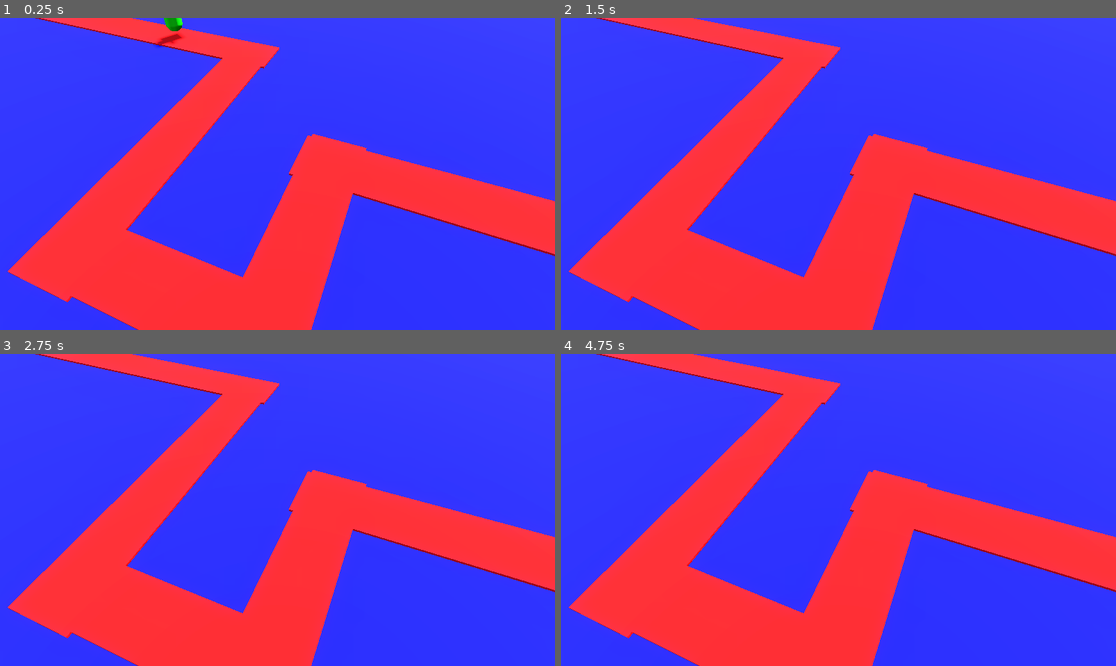
Above: before the commit, frames 1-4 (two rows, left to right).
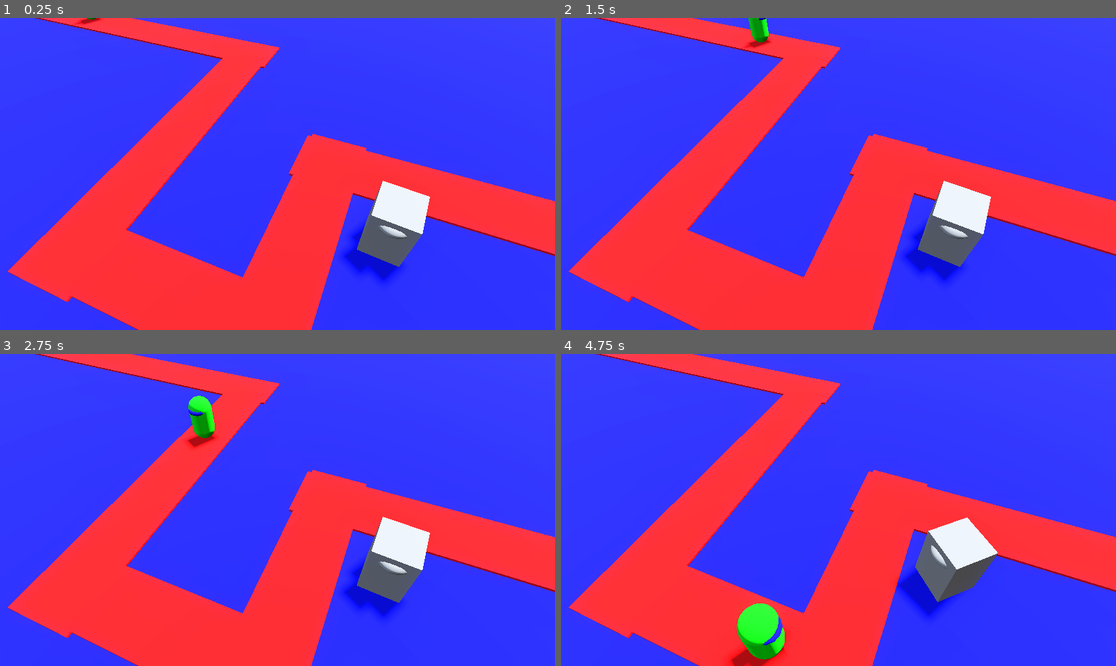
Above: after the commit, the same moments.

Repository: mathiasscherer2007/tower-defense
Game: Godot game, scene res://Scenes/Levels/baselevel.tscn
Two runs of this game, one before a commit and one after it. Both use one fixed random seed, a clock stepped at 60 frames per second and the inputs below. The project has no main scene, so this scene is started directly.
Inputs:
- Up to frame 1 (0.25 s): no input
- Up to frame 2 (1.5 s): no input
- Up to frame 3 (2.75 s): no input
- Up to frame 4 (4.75 s): no input

The runs differ from the first frame. In frame 1, 3.2% of the frame differs, in the area x 13-78%, y 0-85%; in frame 2, 3.2%; in frame 3, 3.5%; in frame 4, 4.6%, in the area x 30-79%, y 52-100%.

Commit message:
Added tower that looks at enemies within range

Diff:
--- a/Scenes/Enemies/baseenemy.tscn
+++ b/Scenes/Enemies/baseenemy.tscn
@@ -29,8 +29,9 @@
 
 [node name="baseenemy" type="Area3D" unique_id=1835514579]
 transform = Transform3D(0.3, 0, 0, 0, 0.3, 0, 0, 0, 0.3, 0, 0, 0)
+collision_mask = 2
 script = ExtResource("1_xxilf")
-speed = 5
+speed = 1
 
 [node name="MeshInstance3D" type="MeshInstance3D" parent="." unique_id=1220396290]
 transform = Transform3D(1, 0, 0, 0, 1, 0, 0, 0, 1, 0, 0.50046444, 0)
--- a/Scenes/Levels/baselevel.tscn
+++ b/Scenes/Levels/baselevel.tscn
@@ -1,6 +1,7 @@
 [gd_scene format=3 uid="uid://d3qqww7n8hthe"]
 
 [ext_resource type="Script" uid="uid://c3t6sqxgx14iy" path="res://Scripts/baselevel.gd" id="1_tp3lv"]
+[ext_resource type="PackedScene" uid="uid://cv8hv67hcixps" path="res://Scenes/Towers/towerbasic.tscn" id="2_krf4b"]
 
 [sub_resource type="ProceduralSkyMaterial" id="ProceduralSkyMaterial_yhqrn"]
 sky_horizon_color = Color(0.66224277, 0.6717428, 0.6867428, 1)
@@ -58,7 +59,6 @@
 
 [node name="CSGBox3D" type="CSGBox3D" parent="Geometry" unique_id=1977099350]
 transform = Transform3D(1, 0, 0, 0, 1, 0, 0, 0, 1, 1.5, -0.5733043, 1)
-use_collision = true
 size = Vector3(20, 1, 20)
 material = SubResource("StandardMaterial3D_yhqrn")
 
@@ -88,5 +88,11 @@
 material = SubResource("StandardMaterial3D_b02go")
 
 [node name="Path3D" type="Path3D" parent="." unique_id=469573833]
+transform = Transform3D(1, 0, 0, 0, 1, 0, 0, 0, 1, 0, -0.054871738, 0)
 curve = SubResource("Curve3D_yhqrn")
 debug_custom_color = Color(1, 0, 0, 1)
+
+[node name="Towers" type="Node3D" parent="." unique_id=1691248232]
+
+[node name="towerbasic" parent="Towers" unique_id=430822432 instance=ExtResource("2_krf4b")]
+transform = Transform3D(-0.9977221, 0, 0.067458056, 0, 1, 0, -0.067458056, 0, -0.9977221, 2.3742867, -0.068572596, 1.4028766)
--- /dev/null
+++ b/Scenes/Towers/basetower.tscn
@@ -0,0 +1,19 @@
+[gd_scene format=3 uid="uid://behk5tld3h0it"]
+
+[ext_resource type="Script" uid="uid://dnywbo8nf0i0y" path="res://Scripts/basetower.gd" id="1_3odkb"]
+
+[node name="basetower" type="Node3D" unique_id=430822432]
+script = ExtResource("1_3odkb")
+
+[node name="geometry" type="Node3D" parent="." unique_id=1490519861]
+
+[node name="MeshInstance3D" type="MeshInstance3D" parent="geometry" unique_id=649859000]
+transform = Transform3D(1, 0, 0, 0, 1, 0, 0, 0, 1, 0, 0.25, 0)
+
+[node name="Area3D" type="Area3D" parent="." unique_id=1029102996]
+collision_layer = 0
+
+[node name="CollisionShape3D" type="CollisionShape3D" parent="Area3D" unique_id=1699227032]
+
+[connection signal="area_entered" from="Area3D" to="." method="_on_area_3d_area_entered"]
+[connection signal="area_exited" from="Area3D" to="." method="_on_area_3d_area_exited"]
--- /dev/null
+++ b/Scenes/Towers/towerbasic.tscn
@@ -0,0 +1,28 @@
+[gd_scene format=3 uid="uid://cv8hv67hcixps"]
+
+[ext_resource type="PackedScene" uid="uid://behk5tld3h0it" path="res://Scenes/Towers/basetower.tscn" id="1_8fksc"]
+[ext_resource type="Script" uid="uid://cm1cu74tydj3p" path="res://Scripts/Towers/towerbasic.gd" id="2_2pq36"]
+
+[sub_resource type="TorusMesh" id="TorusMesh_2pq36"]
+inner_radius = 0.05
+outer_radius = 0.15
+
+[sub_resource type="BoxMesh" id="BoxMesh_8fksc"]
+size = Vector3(0.2, 0.3, 0.2)
+
+[sub_resource type="SphereShape3D" id="SphereShape3D_2pq36"]
+radius = 1.0
+
+[node name="towerbasic" unique_id=430822432 instance=ExtResource("1_8fksc")]
+script = ExtResource("2_2pq36")
+
+[node name="MeshInstance3D2" type="MeshInstance3D" parent="geometry" parent_id_path=PackedInt32Array(1490519861) index="0" unique_id=1762982706]
+transform = Transform3D(0.6171851, 0, 0, 0, 0.49153352, 0, 0, 0, 0.69767153, 0, 0.24398509, -0.019297654)
+mesh = SubResource("TorusMesh_2pq36")
+
+[node name="MeshInstance3D" parent="geometry" parent_id_path=PackedInt32Array(1490519861) index="1" unique_id=649859000]
+transform = Transform3D(1, 0, 0, 0, 1, 0, 0, 0, 1, 0, 0.15, 0)
+mesh = SubResource("BoxMesh_8fksc")
+
+[node name="CollisionShape3D" parent="Area3D" parent_id_path=PackedInt32Array(1029102996) index="0" unique_id=1699227032]
+shape = SubResource("SphereShape3D_2pq36")
--- /dev/null
+++ b/Scripts/Towers/towerbasic.gd
@@ -0,0 +1,7 @@
+extends Tower
+
+func _process(_delta: float) -> void:
+	if enemies.size() > 0:
+		var enemy_pos: Vector3 = enemies[0].global_position
+		var current_pos: Vector3 = $geometry.global_position
+		$geometry.look_at(Vector3(enemy_pos.x, current_pos.y, enemy_pos.z))
--- /dev/null
+++ b/Scripts/basetower.gd
@@ -0,0 +1,11 @@
+class_name Tower extends Node3D
+
+var enemies: Array
+
+func _on_area_3d_area_entered(area: Area3D) -> void:
+	if area not in enemies:
+		enemies.append(area)
+
+func _on_area_3d_area_exited(area: Area3D) -> void:
+	if area in enemies:
+		enemies.erase(area)
Not shown, added: Scripts/Towers/towerbasic.gd.uid
Not shown, added: Scripts/basetower.gd.uid
